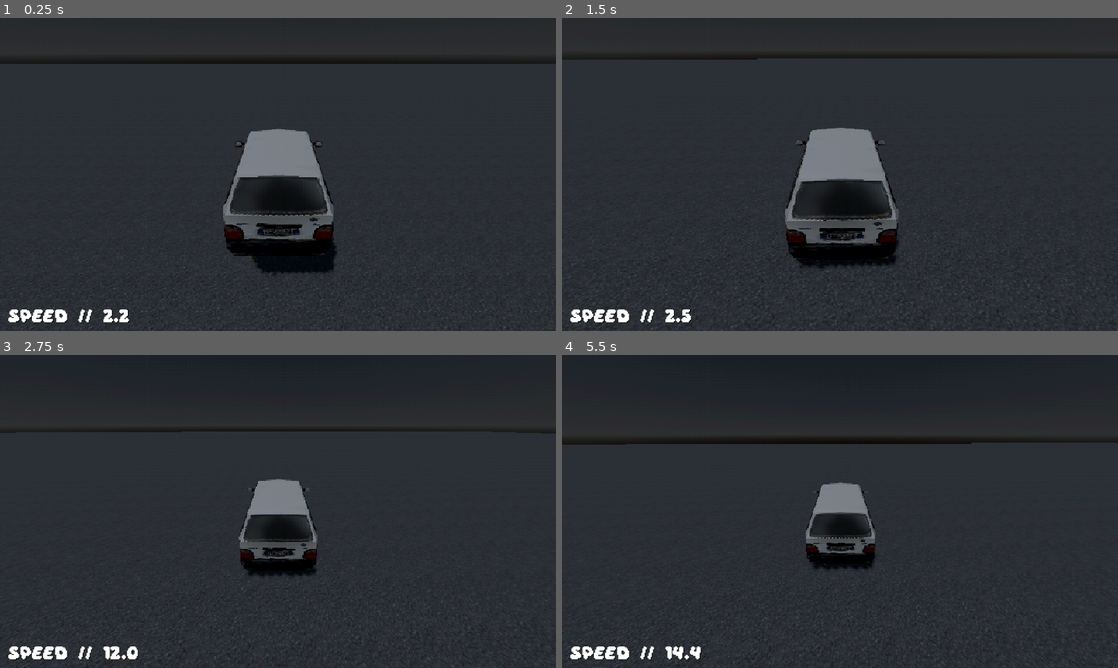
Above: before the commit, frames 1-4 (two rows, left to right).
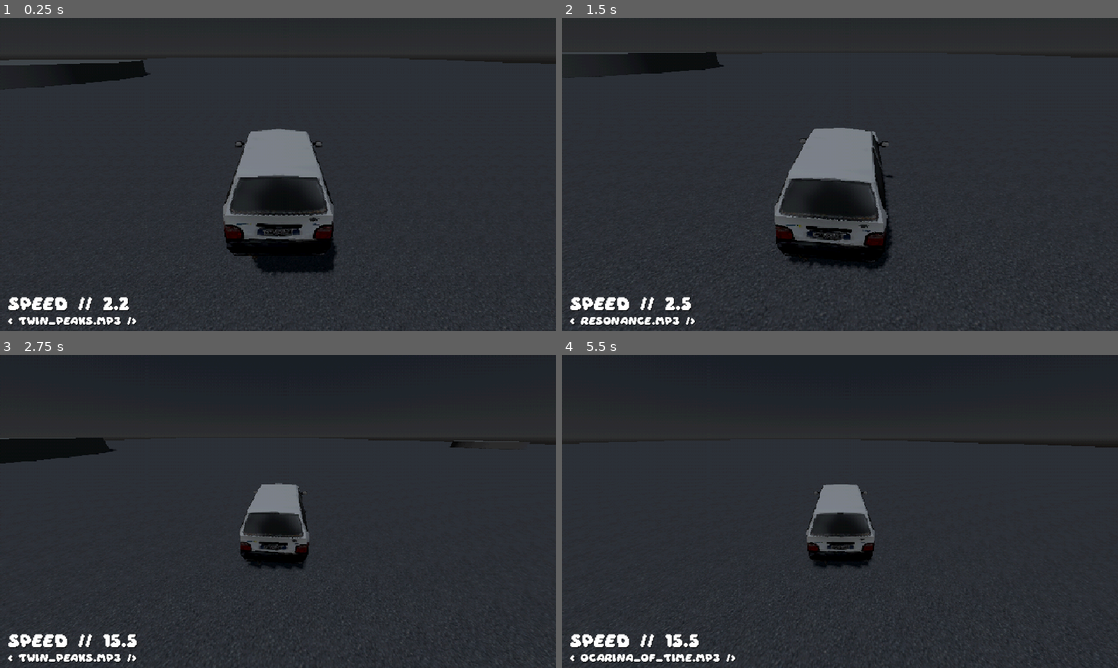
Above: after the commit, the same moments.

Repository: worghet/P06___CARVIBES
Game: Godot game, scene res://scenes/game.tscn
The game is run twice, just before and just after one commit, with the same random seed, the same clock (stepped at 60 frames per second) and the same inputs. Sound files missing from this copy of the repository are replaced by a short silence.
Inputs (mouse positions are in pixels of both pictures, inside the frame that each line leads up to):
- Up to frame 1 (0.25 s): no input
- Up to frame 2 (1.5 s): move the mouse to (962, 158) at 0.52 s; hold D (right) 0.53-1.28 s; hold Shift (drift, bound only after the commit) 0.53-1.28 s; click (962, 158) at 0.67 s; tap Down (next_track, bound only after the commit) at 0.8, 1.35 s; move the mouse to (812, 174) at 1.27 s; hold W (forward) from 1.28 s (still down)
- Up to frame 3 (2.75 s): keep holding W (forward); tap Up (previous_track, bound only after the commit) at 1.55, 2.1 s; move the mouse to (289, 505) at 2.02 s; hold Shift (drift, bound only after the commit) from 2.03 s (still down)
- Up to frame 4 (5.5 s): keep holding W (forward); move the mouse to (834, 517) at 2.77 s; release Shift (drift, bound only after the commit) at 2.78 s; tap Shift (drift, bound only after the commit) at 2.85, 4.55 s; click (834, 517) at 2.92 s; tap Down (next_track, bound only after the commit) at 3.05, 3.6, 5.3 s; move the mouse to (878, 514) at 3.52 s; tap Up (previous_track, bound only after the commit) at 3.8, 4.35 s; tap P (pause_track, bound only after the commit) at 4.15 s; move the mouse to (795, 508) at 4.27 s; move the mouse to (845, 511) at 5.02 s; hold Shift (drift, bound only after the commit) from 5.03 s (still down); click (845, 511) at 5.17 s

The runs differ from the first frame. In frame 1, 3.5% of the frame differs, in the area x 0-98%, y 12-99%; in frame 2, 5.1%, in the area x 0-100%, y 10-100%; in frame 3, 4.6%; in frame 4, 3.0%.

Commit message:
remade car physics + track feature
car handling was changed:

[shift] - boost while drifting

demo tracks list:
1.Twin Peaks Theme
2. Ocarina of Time Slowed
3. Resonance - HOME

[up-arrow] - previous track
[down-arrow] - next track
[p] - pause

*also slightly made the map longer

Diff:
--- a/carvibes/project.godot
+++ b/carvibes/project.godot
@@ -56,6 +56,26 @@
 "events": [Object(InputEventKey,"resource_local_to_scene":false,"resource_name":"","device":-1,"window_id":0,"alt_press …(192 unchanged characters)…
 ]
 }
+drift={
+"deadzone": 0.2,
+"events": [Object(InputEventKey,"resource_local_to_scene":false,"resource_name":"","device":-1,"window_id":0,"alt_pressed":false,"shift_pressed":false,"ctrl_pressed":false,"meta_pressed":false,"pressed":false,"keycode":0,"physical_keycode":4194325,"key_label":0,"unicode":0,"location":0,"echo":false,"script":null)
+]
+}
+next_track={
+"deadzone": 0.2,
+"events": [Object(InputEventKey,"resource_local_to_scene":false,"resource_name":"","device":-1,"window_id":0,"alt_pressed":false,"shift_pressed":false,"ctrl_pressed":false,"meta_pressed":false,"pressed":false,"keycode":0,"physical_keycode":4194322,"key_label":0,"unicode":0,"location":0,"echo":false,"script":null)
+]
+}
+previous_track={
+"deadzone": 0.2,
+"events": [Object(InputEventKey,"resource_local_to_scene":false,"resource_name":"","device":-1,"window_id":0,"alt_pressed":false,"shift_pressed":false,"ctrl_pressed":false,"meta_pressed":false,"pressed":false,"keycode":0,"physical_keycode":4194320,"key_label":0,"unicode":0,"location":0,"echo":false,"script":null)
+]
+}
+pause_track={
+"deadzone": 0.2,
+"events": [Object(InputEventKey,"resource_local_to_scene":false,"resource_name":"","device":-1,"window_id":0,"alt_pressed":false,"shift_pressed":false,"ctrl_pressed":false,"meta_pressed":false,"pressed":false,"keycode":0,"physical_keycode":80,"key_label":0,"unicode":112,"location":0,"echo":false,"script":null)
+]
+}
 
 [rendering]
 
--- a/carvibes/scenes/car.tscn
+++ b/carvibes/scenes/car.tscn
@@ -64,16 +64,20 @@
 
 [node name="front-left" type="VehicleWheel3D" parent="."]
 transform = Transform3D(1, 0, 0, 0, 1, 0, 0, 0, 1, 0.8, -0.156466, 1.53882)
-use_as_steering = true
+use_as_traction = true
+wheel_roll_influence = 0.5
 wheel_radius = 0.3
+wheel_friction_slip = 1.0
 suspension_stiffness = 50.0
 damping_compression = 1.9
 damping_relaxation = 2.0
 
 [node name="front-right" type="VehicleWheel3D" parent="."]
 transform = Transform3D(1, 0, 0, 0, 1, 0, 0, 0, 1, -0.8, -0.156466, 1.53882)
-use_as_steering = true
+use_as_traction = true
+wheel_roll_influence = 0.5
 wheel_radius = 0.3
+wheel_friction_slip = 1.0
 suspension_stiffness = 50.0
 damping_compression = 1.9
 damping_relaxation = 2.0
@@ -81,7 +85,10 @@
 [node name="back-left" type="VehicleWheel3D" parent="."]
 transform = Transform3D(1, 0, 0, 0, 1, 0, 0, 0, 1, 0.8, -0.156506, -1.2)
 use_as_traction = true
+use_as_steering = true
+wheel_roll_influence = 0.5
 wheel_radius = 0.3
+wheel_friction_slip = 1.5
 suspension_stiffness = 50.0
 damping_compression = 1.9
 damping_relaxation = 2.0
@@ -89,7 +96,10 @@
 [node name="back-right" type="VehicleWheel3D" parent="."]
 transform = Transform3D(1, 0, 0, 0, 1, 0, 0, 0, 1, -0.8, -0.156506, -1.2)
 use_as_traction = true
+use_as_steering = true
+wheel_roll_influence = 0.5
 wheel_radius = 0.3
+wheel_friction_slip = 1.5
 suspension_stiffness = 50.0
 damping_compression = 1.9
 damping_relaxation = 2.0
@@ -105,3 +115,5 @@
 material_override = SubResource("ShaderMaterial_jtldb")
 extra_cull_margin = 16384.0
 mesh = SubResource("QuadMesh_3mrxu")
+
+[node name="AudioStreamPlayer3D" type="AudioStreamPlayer3D" parent="."]
--- a/carvibes/scenes/game.tscn
+++ b/carvibes/scenes/game.tscn
@@ -1,8 +1,9 @@
-[gd_scene load_steps=10 format=3 uid="uid://bgjqlmctbc56w"]
+[gd_scene load_steps=12 format=3 uid="uid://bgjqlmctbc56w"]
 
 [ext_resource type="FontFile" uid="uid://co8u3w8k6dadt" path="res://demo_stuffs/Daydream.ttf" id="1_lnu2h"]
 [ext_resource type="Texture2D" uid="uid://cymicbcjdi2fi" path="res://demo_stuffs/gravel_05.png" id="1_uwrxv"]
 [ext_resource type="PackedScene" uid="uid://gstchh1dfws1" path="res://scenes/car.tscn" id="2_yqjtg"]
+[ext_resource type="Script" uid="uid://q44ff1qr8rft" path="res://scripts/demo_audio.gd" id="4_lbhrr"]
 
 [sub_resource type="ProceduralSkyMaterial" id="ProceduralSkyMaterial_yqjtg"]
 sky_horizon_color = Color(0.662243, 0.671743, 0.686743, 1)
@@ -20,13 +21,16 @@
 [sub_resource type="StandardMaterial3D" id="StandardMaterial3D_yqjtg"]
 albedo_texture = ExtResource("1_uwrxv")
 uv1_triplanar = true
+uv1_world_triplanar = true
 
 [sub_resource type="BoxMesh" id="BoxMesh_lnu2h"]
 material = SubResource("StandardMaterial3D_yqjtg")
 size = Vector3(250, 0.5, 250)
 
-[sub_resource type="ConcavePolygonShape3D" id="ConcavePolygonShape3D_yqjtg"]
+[sub_resource type="ConcavePolygonShape3D" id="ConcavePolygonShape3D_lbhrr"]
 data = PackedVector3Array(-125, 0.25, 125, 125, 0.25, 125, -125, -0.25, 125, 125, 0.25, 125, 125, -0.25, 125, -125, -0. …(536 unchanged characters)…
+
+[sub_resource type="CylinderMesh" id="CylinderMesh_lnu2h"]
 
 [node name="game" type="Node3D"]
 
@@ -50,7 +54,7 @@
 grow_horizontal = 2
 grow_vertical = 0
 theme_override_constants/margin_left = 15
-theme_override_constants/margin_bottom = 15
+theme_override_constants/margin_bottom = 40
 
 [node name="speed" type="Label" parent="ui/margin"]
 layout_mode = 2
@@ -58,6 +62,25 @@
 theme_override_fonts/font = ExtResource("1_lnu2h")
 theme_override_font_sizes/font_size = 24
 text = "Speed: super fast!!"
+vertical_alignment = 2
+
+[node name="MarginContainer" type="MarginContainer" parent="ui"]
+layout_mode = 1
+anchors_preset = 2
+anchor_top = 1.0
+anchor_bottom = 1.0
+offset_top = -21.0
+offset_right = 241.0
+grow_vertical = 0
+theme_override_constants/margin_left = 15
+theme_override_constants/margin_bottom = 10
+
+[node name="track_name" type="Label" parent="ui/MarginContainer"]
+layout_mode = 2
+theme_override_colors/font_shadow_color = Color(0, 0, 0, 1)
+theme_override_fonts/font = ExtResource("1_lnu2h")
+theme_override_font_sizes/font_size = 15
+text = "< twin_peaks.mp3 >"
 vertical_alignment = 2
 
 [node name="WorldEnvironment" type="WorldEnvironment" parent="."]
@@ -68,12 +91,30 @@
 shadow_enabled = true
 
 [node name="ground" type="MeshInstance3D" parent="."]
+transform = Transform3D(1, 0, 0, 0, 1, 0, 0, 0, 3.13767, 0, 0, 0)
 mesh = SubResource("BoxMesh_lnu2h")
 
-[node name="StaticBody3D2" type="StaticBody3D" parent="ground"]
+[node name="StaticBody3D" type="StaticBody3D" parent="ground"]
 
-[node name="CollisionShape3D" type="CollisionShape3D" parent="ground/StaticBody3D2"]
-shape = SubResource("ConcavePolygonShape3D_yqjtg")
+[node name="CollisionShape3D" type="CollisionShape3D" parent="ground/StaticBody3D"]
+shape = SubResource("ConcavePolygonShape3D_lbhrr")
 
 [node name="car" parent="." instance=ExtResource("2_yqjtg")]
 transform = Transform3D(1, 0, 0, 0, 1, 0, 0, 0, 1, -0.121655, 2.04264, 20.5556)
+
+[node name="AudioStreamPlayer" type="AudioStreamPlayer" parent="car"]
+script = ExtResource("4_lbhrr")
+
+[node name="MeshInstance3D" type="MeshInstance3D" parent="."]
+transform = Transform3D(35.7454, 0, 0, 0, 0.661319, 0, 0, 0, 56.0037, -27.9332, 1.20377, -51.8347)
+mesh = SubResource("CylinderMesh_lnu2h")
+
+[node name="MeshInstance3D2" type="MeshInstance3D" parent="."]
+transform = Transform3D(40.1029, 0, 0, 0, 5.26346, 0, 0, 0, 40.1029, 48.4851, -2.2964, 61.235)
+mesh = SubResource("CylinderMesh_lnu2h")
+
+[node name="MeshInstance3D3" type="MeshInstance3D" parent="."]
+transform = Transform3D(13.1453, 0, 0, 0, 0.955624, 0, 0, 0, 13.1453, -71.0986, 0.974015, 60.9243)
+mesh = SubResource("CylinderMesh_lnu2h")
+
+[connection signal="finished" from="car/AudioStreamPlayer" to="car/AudioStreamPlayer" method="_on_finished"]
--- a/carvibes/scripts/car.gd
+++ b/carvibes/scripts/car.gd
@@ -3,12 +3,19 @@
 @onready var accelerometer_ui = get_parent().get_child(0).get_child(0).get_child(0)
 
 var max_rpm = 500 # max speed
-var max_torque = 200 #acceleration
+var max_torque = 500 #power
 
 var braking_speed = 3.25
 
-var max_wheel_turn = 0.45 # max wheel turn angle
-var steering_speed = 5 # how fast to get to the max wheel turn (2-3 reccomended for chill)
+var max_wheel_turn = deg_to_rad(22.5) # max wheel turn angle
+var steering_speed = 2.75 # how fast to get to the max wheel turn (2-3 reccomended for chill)
+# maybe make speed a curve
+
+var dynamic_fov_scale = 2
+
+
+
+var is_drifting = false
 
 var should_reset = false
 
@@ -17,26 +24,37 @@
 	# update accelerometer ui
 
 	accelerometer_ui.text = "SPEED   //   " + str(linear_velocity.length()).pad_decimals(1)
-	steering = lerp(steering, Input.get_axis("right", "left") * max_wheel_turn, delta * steering_speed)
+
+
+
+	steering = lerp(steering, Input.get_axis("left", "right") * max_wheel_turn, delta * steering_speed)
 
 	var acceleration = Input.get_axis("backward", "forward") # * 100
 
 	var rpm = $"back-left".get_rpm()
 
 	$"back-left".engine_force = acceleration * max_torque * (1-abs(rpm) / max_rpm) # fixed backwards thing w abs
+	#$"back-left".engine_force = $"front-left".engine_force * 2
+
 
 	rpm = $"back-right".get_rpm()
 
 	$"back-right".engine_force = acceleration * max_torque * (1-abs(rpm) / max_rpm)
-
+	#$"back-right".engine_force = $"front-right".engine_force * 2
 
 	#dynamic fov
-	$camera_pivot/camera.fov = lerp($camera_pivot/camera.fov, 70 + (linear_velocity.length() * 2), 5*delta) # 0 for no dynamic fov
+	$camera_pivot/camera.fov = lerp($camera_pivot/camera.fov, 70 + (linear_velocity.length() * dynamic_fov_scale), 5*delta) # 0 for no dynamic fov
 
 	# braking
 	if Input.is_action_pressed("brake"):
 		#bug: will also keep the car floating if in the air..
 		linear_velocity = lerp(linear_velocity, Vector3.ZERO, delta * braking_speed)
+
+
+	if is_drifting:
+		#engine force is recalculated all the time
+		$"back-right".engine_force *= 5
+		$"back-left".engine_force *= 5
 
 
 
@@ -45,6 +63,11 @@
 	# activate flag
 	if Input.is_action_just_pressed("reset_car"):
 		should_reset = true
+
+	if Input.is_action_pressed("drift"):
+		is_drifting = true
+	else:
+		is_drifting = false
 
 
 func _integrate_forces(state: PhysicsDirectBodyState3D) -> void:
--- /dev/null
+++ b/carvibes/scripts/demo_audio.gd
@@ -0,0 +1,75 @@
+extends AudioStreamPlayer
+
+
+@onready var twin_peaks_mp3 = load("res://demo_stuffs/Twin Peaks Intro.mp3")
+@onready var ocarina_of_time_mp3 = load("res://demo_stuffs/Ocarina of Time.mp3")
+@onready var resonance_mp3 = load("res://demo_stuffs/Resonance.mp3")
+
+@onready var track_list : Dictionary = {
+
+	"twin_peaks.mp3": twin_peaks_mp3,
+	"ocarina_of_time.mp3" : ocarina_of_time_mp3,
+	"resonance.mp3" : resonance_mp3
+
+}
+
+@onready var track_ui = get_parent().get_parent().get_child(0).get_child(1).get_child(0)
+
+const PREV = 0
+const NEXT = 1
+
+
+var track_index = 0
+
+func _ready() -> void:
+
+	update_track(PREV)
+
+
+func _input(event: InputEvent) -> void:
+
+
+	if Input.is_action_just_pressed("previous_track"):
+
+		update_track(PREV)
+
+	if Input.is_action_just_pressed("next_track"):
+
+		update_track(NEXT)
+
+	if Input.is_action_just_pressed("pause_track"):
+		stream_paused = !stream_paused
+
+		if stream_paused:
+			track_ui.text = "<   PAUSED  :  " + track_list.keys()[track_index] + "   />"
+		else:
+			track_ui.text = "<   " + track_list.keys()[track_index] + "   />"
+
+
+
+func update_track(ACTION):
+
+	if ACTION == PREV and !track_index == 0:
+		track_index -= 1
+
+
+	elif ACTION == NEXT:
+		if track_index < track_list.keys().size() -1:
+			track_index += 1
+		else:
+			track_index = 0
+
+
+	var track_key = track_list.keys()[track_index]
+	stream = track_list.get(track_key)
+
+	#stream.resource_name
+	track_ui.text = "<   " + track_key + "   />"
+	play()
+
+
+
+
+
+func _on_finished() -> void:
+	update_track(NEXT)
Not shown, added: carvibes/demo_stuffs/Ocarina of Time.mp3.import
Not shown, added: carvibes/demo_stuffs/Resonance.mp3.import
Not shown, added: carvibes/demo_stuffs/Twin Peaks Intro.mp3.import
Not shown, added: carvibes/export_presets.cfg
Not shown, added: carvibes/scripts/demo_audio.gd.uid
Not shown, added: carvibes/demo_stuffs/Ocarina of Time.mp3
Not shown, added: carvibes/demo_stuffs/Resonance.mp3
Not shown, added: carvibes/demo_stuffs/Twin Peaks Intro.mp3
Not shown, added: carvibes/exports/car_controller_demo_2.exe
